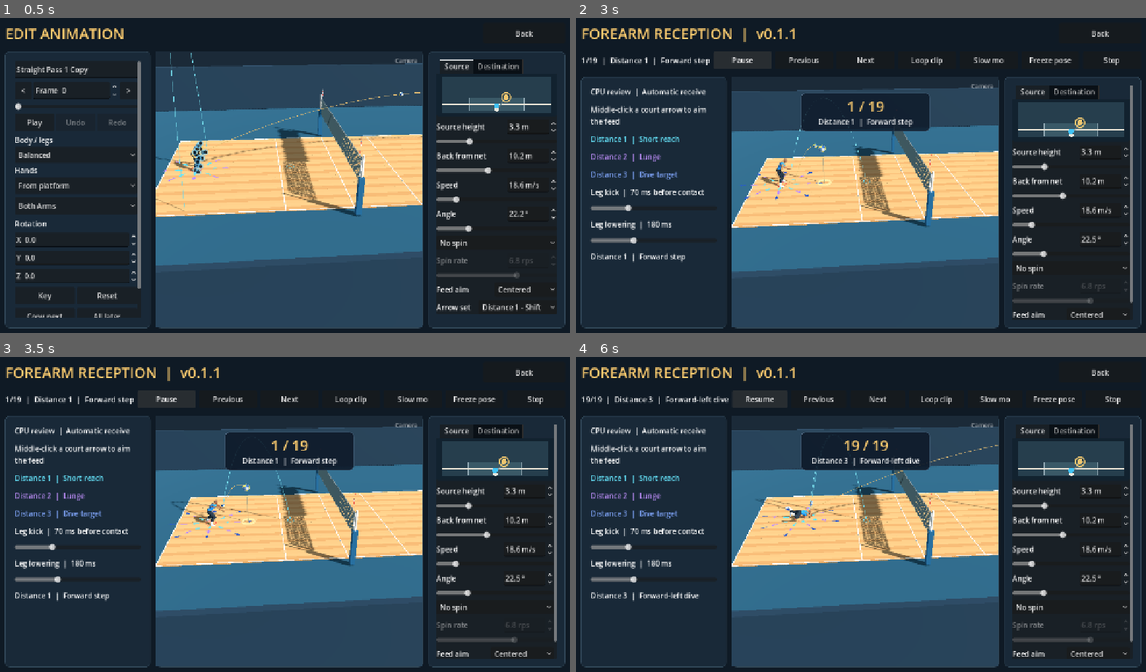
Above: before the commit, frames 1-4 (two rows, left to right).
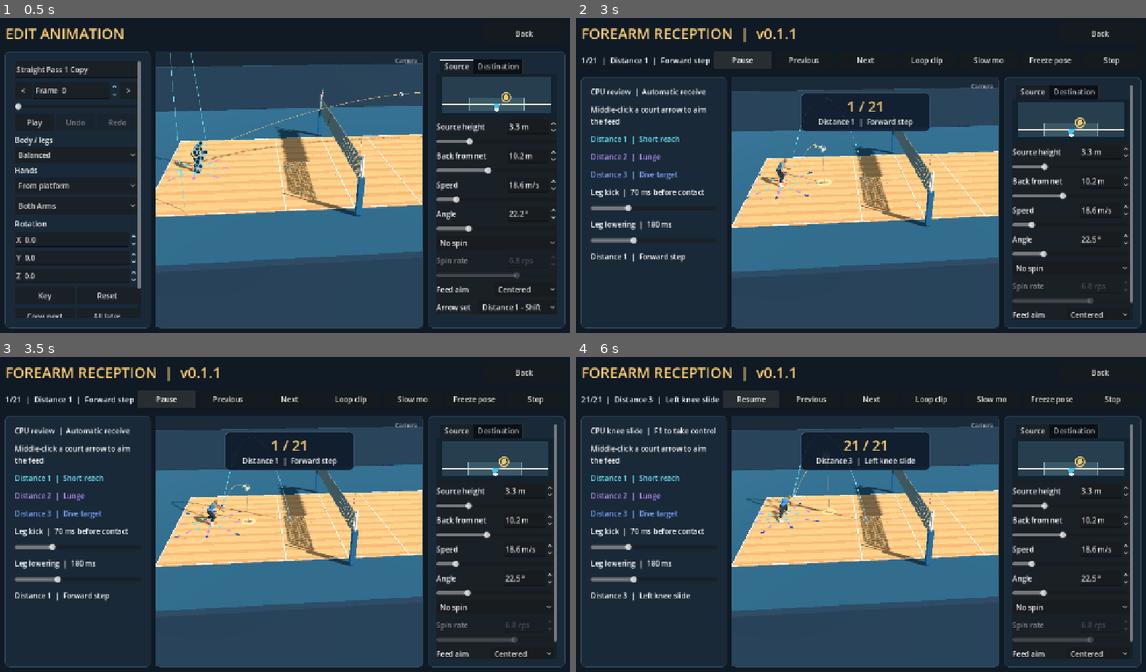
Above: after the commit, the same moments.

Repository: foreandr/volleyball
Game: Godot game, scene res://scenes/animation_editor.tscn
The game is run twice, just before and just after one commit, with the same random seed, the same clock (stepped at 60 frames per second) and the same inputs. This scene is started directly instead of the project's main scene.
Inputs:
- Up to frame 1 (0.5 s): no input
- Up to frame 2 (3 s): click "Back" at 0.5 s; click "Back" at 1.25 s; click "Forearm reception" at 2 s; click "Play all" at 2.75 s
- Up to frame 3 (3.5 s): no input
- Up to frame 4 (6 s): click "Pause" at 3.5 s; click "Resume" at 4.25 s; click "Previous" at 5 s; click "Pause" at 5.75 s

Frame 1 is identical in both runs. In frame 2, less than 0.1% of the frame differs, in the area x 2-55%, y 12-30%; in frame 3, less than 0.1%; in frame 4, 2.3%, in the area x 0-96%, y 10-77%.

Commit message:
Add pure-side Distance 3 knee slides

Diff:
--- a/scripts/preview_player_control.gd
+++ b/scripts/preview_player_control.gd
@@ -343,9 +343,9 @@
 		var tier: int = ball.practice_reach_tier(offset)
 		var arrows = actor.get_node("DirectionArrows")
 		var animation_direction := receive_animation_direction()
-		var directional_cpu: bool = not active and review_offset.is_finite() and not page.reception_review.active
+		var directional_cpu: bool = not active and review_offset.is_finite() and (not page.reception_review.active or arrows.selected_distance == 3)
 		if directional_cpu:
-			tier = arrows.selected_distance
+			tier = 2 if arrows.selected_distance == 3 and animation_direction in [3,7] else arrows.selected_distance
 		if tier == 3: return
 		var local := actor.basis.inverse()*offset
 		if tier == 1 and absf(local.x)<0.12 and absf(local.z)<0.12: return
--- a/scripts/reception_review.gd
+++ b/scripts/reception_review.gd
@@ -22,6 +22,8 @@
 	[3,"Forward dive",Vector3(0,0,1.42),Vector3(0,-9.2,-18)],
 	[3,"Forward-right dive",Vector3(-1.0,0,1.0),Vector3(-1,-9.2,-18)],
 	[3,"Forward-left dive",Vector3(1.0,0,1.0),Vector3(1,-9.2,-18)],
+	[3,"Right knee slide",Vector3(-1.42,0,0),Vector3(0,-7,-3)],
+	[3,"Left knee slide",Vector3(1.42,0,0),Vector3(0,-7,-3)],
 ]
 const SHORT_BACK := 4
 const RIGHT_LUNGE := 10
@@ -214,7 +216,12 @@
 	actor.transform = original_transform
 	actor.position = READY_POSITION
 	actor.rotation.y = 0.0
-	actor.get_node("DirectionArrows").select_direction(0)
+	page.reset_cpu_receive(false)
+	var arrows = actor.get_node("DirectionArrows")
+	if is_knee_slide():
+		arrows.select_direction(3 if CASES[index][2].x < 0 else 7,3)
+	else:
+		arrows.select_direction(0)
 	actor.animator.play("custom_preview/clip",0)
 	actor.animator.seek(0.0,true)
 	actor.animator.pause()
@@ -223,7 +230,7 @@
 	var velocity: Vector3 = actor.global_basis.orthonormalized()*CASES[index][3]
 	var aim: Vector3 = ball.platform(ball.contact_time).ball+offset
 	dive_ready.clear()
-	if CASES[index][0] == 3:
+	if CASES[index][0] == 3 and not is_knee_slide():
 		aim.y = 0.46
 		dive_kick_offset = page.dive_kick_offset()
 		dive_lower_duration = page.dive_lower_duration()
@@ -245,6 +252,9 @@
 	ball.update_practice_aim(true)
 	update_controls()
 
+func is_knee_slide() -> bool:
+	return CASES[index][0] == 3 and CASES[index][2].z == 0.0
+
 func step(delta: float) -> void:
 	page.pan_camera(page.player_controls.movement_input(),delta)
 	if paused: return
@@ -257,7 +267,12 @@
 	var rear_side_lunge := index in [BACK_RIGHT_LUNGE,BACK_LEFT_LUNGE]
 	var short_back := index == SHORT_BACK
 	var receive_start := -0.12 if short_back else -0.25
-	if not dive_ready.is_empty():
+	if is_knee_slide():
+		if not released:
+			page.step_cpu_receive(previous,delta)
+			if not page.cpu_side_slide_pose.is_empty() and page.preview_clock-page.cpu_side_slide_time >= page.SideKneeSlide.DURATION:
+				released = true
+	elif not dive_ready.is_empty():
 		var dive_time := elapsed+ForwardDive.WINDUP
 		if dive_time >= ForwardDive.DURATION or not ball.incoming_net.is_empty(): released = true
 		if dive_time >= 0.0 and not released:
@@ -294,7 +309,7 @@
 	var end: float = maxf(ball.cycle_end(),ball.contact_time+recovery_time)
 	ball.tick(minf(page.preview_clock,end),true)
 	ball.update_practice_aim(true)
-	if page.preview_clock < end: return
+	if page.preview_clock < end or (is_knee_slide() and not released): return
 	page.preview_clock = end
 	if not page.player_controls.settle_for_next_feed(READY_POSITION,0.0,delta):
 		ball.ball.hide()
@@ -318,6 +333,7 @@
 	finished = false
 	page.player_controls.clear_receive_transition()
 	page.player_controls.reset_reach()
+	page.reset_cpu_receive(false)
 	var actor: Node3D = page.preview_player
 	actor.transform = original_transform
 	actor.set_meta("feed_settings",original_feed)
--- /dev/null
+++ b/scripts/side_knee_slide.gd
@@ -0,0 +1,50 @@
+extends RefCounted
+
+const DURATION := 0.72
+
+static func sample(actor: Node3D, author: RefCounted, from_pose: Array[Transform3D], ready: Array[Transform3D], start: Vector3, side: String, time: float) -> void:
+	var rig: Skeleton3D = actor.skeleton
+	var sign_ := 1.0 if side == "l" else -1.0
+	var lateral := actor.basis.x.normalized()*sign_
+	var slide := 0.28*smoothstep(0.0,0.32,time)
+	actor.position = start+lateral*slide
+	var down := smoothstep(0.0,0.24,time)
+	var recover := smoothstep(0.36,DURATION,time)
+	var pose := from_pose.duplicate()
+	var pelvis := rig.find_bone("pelvis")
+	var parent := rig.get_bone_parent(pelvis)
+	var hip: Vector3 = author.point(pose,"thigh_"+side)
+	var knee: Vector3 = author.point(pose,"calf_"+side)
+	var thigh_length := hip.distance_to(knee)
+	var knee_offset := Vector3(sign_*0.18,0.0,0.16)
+	var scale_: float = rig.global_basis.get_scale().y
+	var floor: float = rig.to_local(Vector3(actor.position.x,0.0,actor.position.z)).y
+	knee_offset.y = -sqrt(maxf(0.0,thigh_length*thigh_length-knee_offset.length_squared()))
+	var drop := hip.y+knee_offset.y-floor-0.085/scale_
+	pose[pelvis].origin -= author.world_pose(pose,parent).basis.inverse()*Vector3.UP*drop*down
+	hip = author.point(pose,"thigh_"+side)
+	var from_knee: Vector3 = author.point(pose,"calf_"+side)
+	author.aim_joint(pose,"thigh_"+side,"calf_"+side,from_knee.lerp(hip+knee_offset,down))
+	knee = author.point(pose,"calf_"+side)
+	var foot_name := "foot_"+side
+	var ankle: Vector3 = author.point(pose,foot_name)
+	author.aim_joint(pose,"calf_"+side,foot_name,ankle.lerp(Vector3(knee.x+sign_*0.05,floor+0.10/scale_,knee.z-0.34),down))
+	var foot: Transform3D = author.world_pose(from_pose,rig.find_bone(foot_name))
+	author.set_world_basis(pose,foot_name,Basis(Vector3.RIGHT,0.38*down)*foot.basis)
+	var trail := "r" if side == "l" else "l"
+	var trail_foot: String = "foot_"+trail
+	var trail_ankle: Vector3 = author.point(from_pose,trail_foot)-Vector3.RIGHT*sign_*slide/scale_
+	var trail_hip: Vector3 = author.point(pose,"thigh_"+trail)
+	var trail_knee: Vector3 = author.point(pose,"calf_"+trail)
+	var leg_length: float = trail_hip.distance_to(trail_knee)+trail_knee.distance_to(author.point(pose,trail_foot))-0.003
+	var vertical := trail_ankle.y-trail_hip.y
+	var reach := sqrt(maxf(0.0,leg_length*leg_length-vertical*vertical))
+	var flat := (trail_ankle-trail_hip).slide(Vector3.UP).limit_length(reach)
+	trail_ankle = trail_hip+flat+Vector3.UP*vertical
+	author.limb(pose,"thigh_"+trail,"calf_"+trail,trail_foot,trail_ankle,Vector3(0,0.25,1))
+	var trail_basis: Transform3D = author.world_pose(from_pose,rig.find_bone(trail_foot))
+	author.set_world_basis(pose,trail_foot,trail_basis.basis)
+	for bone in rig.get_bone_count():
+		var sampled: Transform3D = pose[bone]
+		rig.set_bone_pose_position(bone,sampled.origin.lerp(ready[bone].origin,recover))
+		rig.set_bone_pose_rotation(bone,sampled.basis.get_rotation_quaternion().slerp(ready[bone].basis.get_rotation_quaternion(),recover))
--- a/scripts/story_animations.gd
+++ b/scripts/story_animations.gd
@@ -1,6 +1,7 @@
 extends "res://scripts/create.gd"
 const BallPreview = preload("res://scripts/animation_ball_preview.gd")
 const Flight = preload("res://scripts/pass_flight.gd")
+const SideKneeSlide = preload("res://scripts/side_knee_slide.gd")
 const ForwardDive = preload("res://scripts/forward_reception_dive.gd")
 const Catalog = preload("res://scripts/volleyball_animations.gd")
 const MOVE_TYPES := {
@@ -33,6 +34,9 @@
 var cpu_reach_offset := Vector3.INF
 var cpu_start := Vector3.INF
 var cpu_start_yaw := 0.0
+var cpu_side_slide_pose: Array[Transform3D] = []
+var cpu_side_slide_start := Vector3.ZERO
+var cpu_side_slide_time := 0.0
 var cpu_dive_ready: Array[Transform3D] = []
 var cpu_dive_clasp: Array[Transform3D] = []
 var cpu_dive_kick_offset := 0.0
@@ -389,6 +393,8 @@
 	set_cpu_arrows_pinned(drill and not in_control)
 	var first := minf(0,ball_preview.contact_time-ball_preview.feed_duration)
 	var last: float = ball_preview.cycle_end()
+	if not cpu_side_slide_pose.is_empty():
+		last = maxf(last,cpu_side_slide_time+SideKneeSlide.DURATION)
 	if not cpu_dive_ready.is_empty():
 		last = maxf(last,ball_preview.contact_time+ForwardDive.DURATION-ForwardDive.WINDUP)
 	if drill and not in_control and cpu_start.is_finite() and preview_clock+delta >= last:
@@ -450,11 +456,17 @@
 	cpu_receive_clock = -INF
 	cpu_reach_offset = Vector3.INF
 	cpu_dive_ready.clear()
+	cpu_side_slide_pose.clear()
 
 func step_cpu_receive(previous: float, delta: float) -> void:
 	var arrows = preview_player.get_node("DirectionArrows")
-	if arrows.selected != 0 and arrows.selected_distance == 3:
+	var knee_slide: bool = arrows.selected_distance == 3 and arrows.selected in [3,7]
+	if arrows.selected != 0 and arrows.selected_distance == 3 and not knee_slide:
 		if arrows.selected in [1,2,8]: step_cpu_forward_dive(previous)
+		return
+	if not cpu_side_slide_pose.is_empty():
+		SideKneeSlide.sample(preview_player,player_controls.footwork.author,cpu_side_slide_pose,
+			player_controls.receive_ready_pose,cpu_side_slide_start,player_controls.reach_lead,preview_clock-cpu_side_slide_time)
 		return
 	var short_back: bool = arrows.selected_distance == 1 and arrows.selected == 5
 	if not is_finite(cpu_receive_clock):
@@ -464,16 +476,20 @@
 			var short_straight: bool = arrows.selected_distance == 1 and direction in [1,5]
 			var windup_time := 0.12 if short_back else (0.26 if deep_rear else (0.22 if short_straight else 0.18))
 			var straight_back: bool = arrows.selected_distance == 2 and direction == 5
-			var setup_step: bool = direction != arrows.selected or straight_back or short_back
+			var setup_step: bool = direction != arrows.selected or straight_back or short_back or knee_slide
 			var until_contact: float = ball_preview.contact_time-preview_clock
 			if not ball_preview.incoming_net.is_empty(): return
-			var setup_time := 0.38 if short_back else (0.34 if direction == 7 else 0.24)
+			var setup_time := 0.32 if knee_slide else (0.38 if short_back else (0.34 if direction == 7 else 0.24))
 			if setup_step and until_contact <= windup_time+setup_time and until_contact > windup_time:
 				if not cpu_start.is_finite():
 					cpu_start = preview_player.position
 					cpu_start_yaw = preview_player.rotation.y
-				var setup_distance := 0.48 if short_back else (0.28 if straight_back else (0.55 if direction == 7 else 0.42))
-				player_controls.step_back_for_lunge(cpu_start,arrows.global_basis.z,delta,setup_distance)
+				if knee_slide:
+					var sideways: Vector3 = arrows.global_basis.orthonormalized()*arrows.direction(direction)
+					player_controls.move_cpu_toward(cpu_start+sideways*0.50-preview_player.position,delta)
+				else:
+					var setup_distance := 0.48 if short_back else (0.28 if straight_back else (0.55 if direction == 7 else 0.42))
+					player_controls.step_back_for_lunge(cpu_start,arrows.global_basis.z,delta,setup_distance)
 				return
 			if until_contact > windup_time: return
 			cpu_reach_offset = ball_preview.aim_point-ball_preview.platform(ball_preview.contact_time).ball
@@ -493,6 +509,13 @@
 		cpu_receive_clock = preview_clock
 		drill_status.text = "CPU receiving  |  F1 to take control"
 	var elapsed := preview_clock-cpu_receive_clock
+	if knee_slide and (not ball_preview.recovery.is_empty() or elapsed >= 0.28):
+		cpu_side_slide_pose = player_controls.snapshot_receive_pose()
+		cpu_side_slide_start = preview_player.position
+		cpu_side_slide_time = preview_clock
+		ball_preview.practice_reach_center = Vector3.INF
+		drill_status.text = "CPU knee slide  |  F1 to take control"
+		return
 	var after_touch := 0.0
 	if ball_preview.recovery.has("spread"):
 		after_touch = maxf(0.0,preview_clock-ball_preview.contact_time-float(ball_preview.recovery.time))
@@ -542,7 +565,9 @@
 		tier = ball_preview.practice_reach_tier(offset)
 		high = offset.y >= 0.20
 	var names := ["Short reach","High shoulder reach" if high else "Low lunge","Dive target (animation pending)"]
-	if tier == 3 and arrows.selected in [1,2,8]: names[2] = "Forward dive"
+	if tier == 3:
+		if arrows.selected in [1,2,8]: names[2] = "Forward dive"
+		if arrows.selected in [3,7]: names[2] = "Side knee slide"
 	distance_status.text = "Distance %d  |  %s" % [tier,names[tier-1]]
 
 func aim_pass_at_mouse(screen_point: Vector2) -> void:
